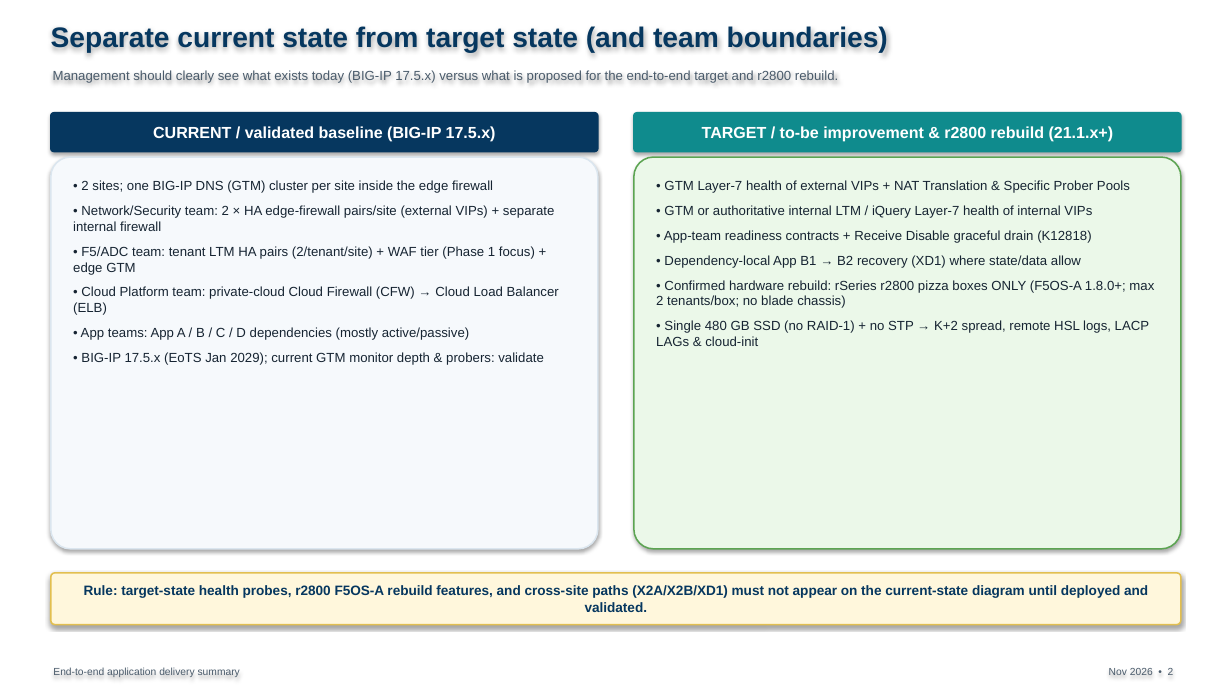
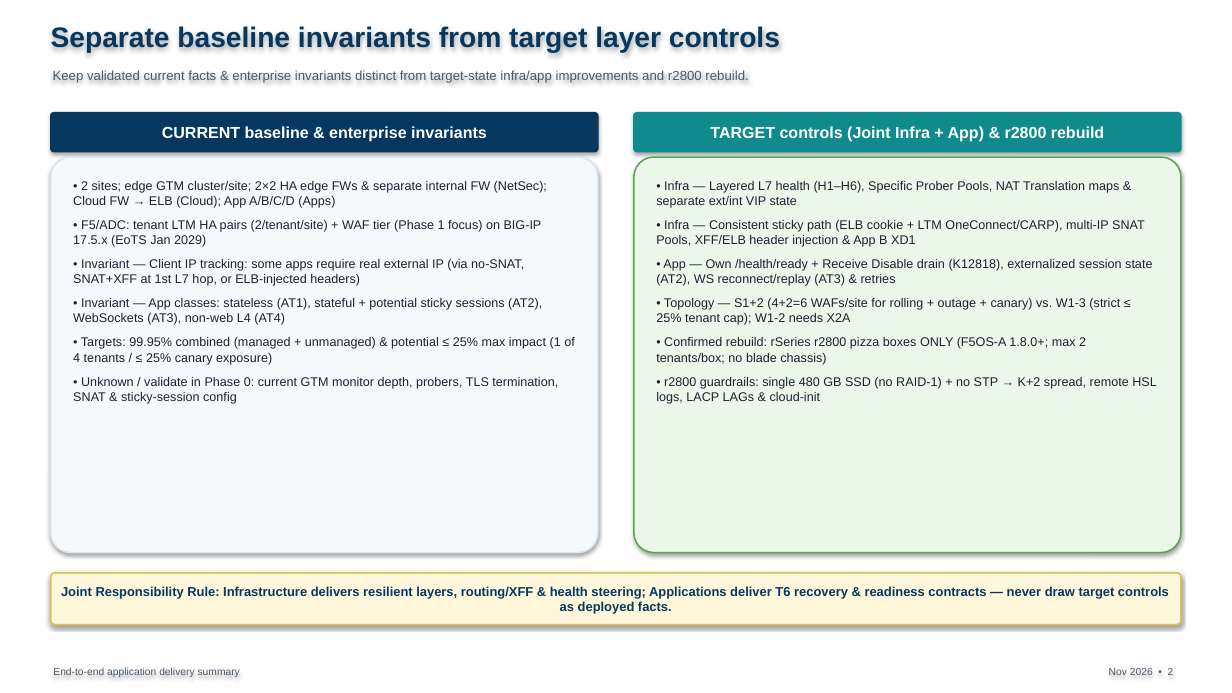
Before and after one commit to jfang88/EnterpriseWAF, a slide deck: slide 2 of management-artifacts/EnterpriseWAF_Management_Summary.pptx. Drawn at 1232x693 pixels with LibreOffice and Linux fonts; fonts in the diff are those of the drawing. Boxes give left, top, right and bottom in pixels: in the first picture for what was removed or moved away, otherwise in the second. Text is boxed around its words. In the diff, an @@ line names an element or a change of style, - is before the commit and + after.

Commit message:
Add joint responsibility model, client-IP/XFF/ELB invariants, 25% impact cap, W1-2 & S1+2 variants, and fault-domain scorecard (docs, SVG, 17-slide deck)

```diff
--- a/management-artifacts/EnterpriseWAF_Management_Summary.pptx
+++ b/management-artifacts/EnterpriseWAF_Management_Summary.pptx
@@ text at (51, 25, 780, 53): text changed @@
-Separate current state from target state (and team boundaries)
+Separate baseline invariants from target layer controls
@@ text at (53, 70, 748, 83): text changed @@
-Management should clearly see what exists today (BIG-IP 17.5.x) versus what is proposed for the end-to-end target and r2800 rebuild.
+Keep validated current facts & enterprise invariants distinct from target-state infra/app improvements and r2800 rebuild.
@@ text in rounded rectangle at (162, 126, 487, 142): text changed @@
-CURRENT / validated baseline (BIG-IP 17.5.x)
+CURRENT baseline & enterprise invariants
@@ text in rounded rectangle at (710, 126, 1104, 142): text changed @@
-TARGET / to-be improvement & r2800 rebuild (21.1.x+)
+TARGET controls (Joint Infra + App) & r2800 rebuild
@@ rounded rectangle "• 2 sites; edge GTM ...": place and size @@
-rounded rectangle "• 2 sites; edge GTM ..." at (51, 157, 598, 549)
+rounded rectangle "• 2 sites; edge GTM ..." at (51, 157, 598, 553)
@@ rounded rectangle "• Infra — Layered L7 ...": place and size @@
-rounded rectangle "• Infra — Layered L7 ..." at (634, 157, 1181, 549)
+rounded rectangle "• Infra — Layered L7 ..." at (634, 157, 1181, 553)
@@ text in rounded rectangle at (73, 181, 575, 404): text changed; size 10.3 to 9.8 pt @@
-• 2 sites; one BIG-IP DNS (GTM) cluster per site inside the edge firewall
-• Network/Security team: 2 × HA edge-firewall pairs/site (external VIPs) + separate internal firewall
-• F5/ADC team: tenant LTM HA pairs (2/tenant/site) + WAF tier (Phase 1 focus) + edge GTM
-• Cloud Platform team: private-cloud Cloud Firewall (CFW) → Cloud Load Balancer (ELB)
-• App teams: App A / B / C / D dependencies (mostly active/passive)
-• BIG-IP 17.5.x (EoTS Jan 2029); current GTM monitor depth & probers: validate
+• 2 sites; edge GTM cluster/site; 2×2 HA edge FWs & separate internal FW (NetSec); Cloud FW → ELB (Cloud); App A/B/C/D (Apps)
+• F5/ADC: tenant LTM HA pairs (2/tenant/site) + WAF tier (Phase 1 focus) on BIG-IP 17.5.x (EoTS Jan 2029)
+• Invariant — Client IP tracking: some apps require real external IP (via no-SNAT, SNAT+XFF at 1st L7 hop, or ELB-injected headers)
+• Invariant — App classes: stateless (AT1), stateful + potential sticky sessions (AT2), WebSockets (AT3), non-web L4 (AT4)
+• Targets: 99.95% combined (managed + unmanaged) & potential ≤ 25% max impact (1 of 4 tenants / ≤ 25% canary exposure)
+• Unknown / validate in Phase 0: current GTM monitor depth, probers, TLS termination, SNAT & sticky-session config
@@ text in rounded rectangle at (656, 181, 1157, 404): text changed; size 10.3 to 9.8 pt @@
-• GTM Layer-7 health of external VIPs + NAT Translation & Specific Prober Pools
-• GTM or authoritative internal LTM / iQuery Layer-7 health of internal VIPs
-• App-team readiness contracts + Receive Disable graceful drain (K12818)
-• Dependency-local App B1 → B2 recovery (XD1) where state/data allow
-• Confirmed hardware rebuild: rSeries r2800 pizza boxes ONLY (F5OS-A 1.8.0+; max 2 tenants/box; no blade chassis)
-• Single 480 GB SSD (no RAID-1) + no STP → K+2 spread, remote HSL logs, LACP LAGs & cloud-init
+• Infra — Layered L7 health (H1–H6), Specific Prober Pools, NAT Translation maps & separate ext/int VIP state
+• Infra — Consistent sticky path (ELB cookie + LTM OneConnect/CARP), multi-IP SNAT Pools, XFF/ELB header injection & App B XD1
+• App — Own /health/ready + Receive Disable drain (K12818), externalized session state (AT2), WS reconnect/replay (AT3) & retries
+• Topology — S1+2 (4+2=6 WAFs/site for rolling + outage + canary) vs. W1-3 (strict ≤ 25% tenant cap); W1-2 needs X2A
+• Confirmed rebuild: rSeries r2800 pizza boxes ONLY (F5OS-A 1.8.0+; max 2 tenants/box; no blade chassis)
+• r2800 guardrails: single 480 GB SSD (no RAID-1) + no STP → K+2 spread, remote HSL logs, LACP LAGs & cloud-init
@@ text in rounded rectangle at (61, 586, 1169, 614): text changed; size 10.6 to 10.1 pt @@
-Rule: target-state health probes, r2800 F5OS-A rebuild features, and cross-site paths (X2A/X2B/XD1) must not appear on the current-state diagram until deployed and validated.
+Joint Responsibility Rule: Infrastructure delivers resilient layers, routing/XFF & health steering; Applications deliver T6 recovery & readiness contracts — never draw target controls as deployed facts.
```
Also in this commit, not shown: 5 other slides changed, 2 slides added, 1 slide removed, 8 other files.
